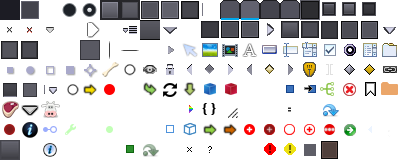
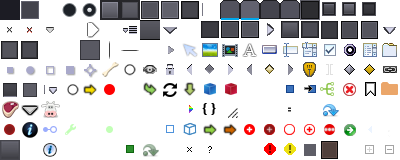
Before/after of a 400 × 160 layered artwork. What changed in the layer stack:
added layer "CollapseClosed" (2nd of 2) above "CollapseOpened" over [365, 145, 374, 154]
added layer "CollapseOpened" above "Layer 8" over [385, 145, 394, 154]
